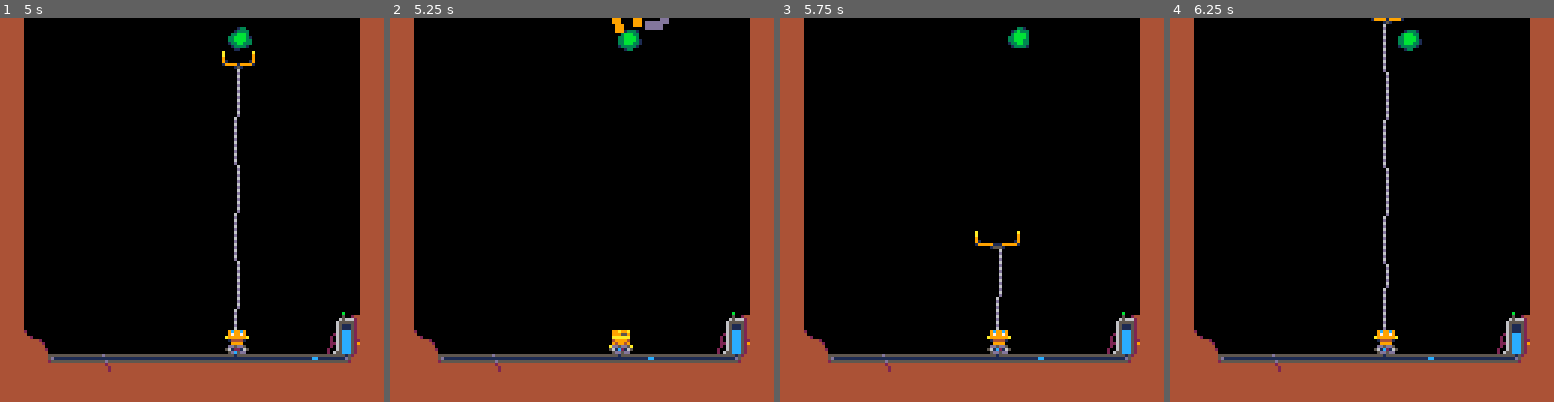
Above: before the commit, frames 1-4 (left to right).
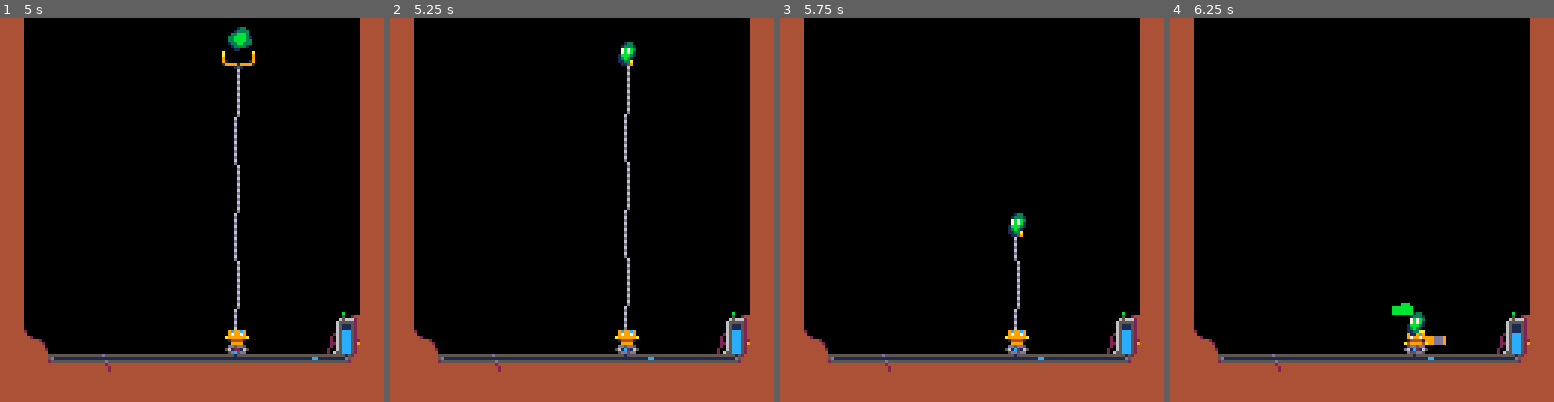
Above: after the commit, the same moments.

Repository: headjump/ld39
Game: PICO-8 cartridge crane.p8
The game is run twice, just before and just after one commit, with the same random seed, the same clock (stepped at 60 frames per second) and the same inputs.
Inputs:
- Up to frame 1 (5 s): tap X (X key) at 0.33, 1.07, 1.85, 2.97, 4.08 s; tap O (Z key) at 0.7, 1.7, 2.1, 2.5, 2.9, 3.3, 3.7, 4.1, 4.5, 4.9 s; hold Right 1.6-2.1 s; hold Right 2.47-3.03 s; hold Left 3.08-3.58 s; hold Right 4.02-4.68 s
- Up to frame 2 (5.25 s): hold Left from 5.08 s (still down); tap X (X key) at 5.2 s
- Up to frame 3 (5.75 s): tap O (Z key) at 5.3, 5.7 s; release Left at 5.68 s
- Up to frame 4 (6.25 s): hold Right from 6.08 s (still down); tap O (Z key) at 6.1 s

Frame 1 is identical in both runs. In frame 2, 1.6% of the frame differs, in the area x 57-73%, y 0-89%; in frame 3, 1.6%; in frame 4, 2.1%, in the area x 52-72%, y 0-89%.

Commit message:
can grab and pull orbs

Diff:
--- a/crane.p8
+++ b/crane.p8
@@ -7,8 +7,9 @@
 --            for ld39
 
 -- --[config]--
-debug=true
-st={} -- game state
+--debug=true
+st={}
+t_consumable=0
 function _init() ngn_scene(sc_start()) end
 
 function sc_start()
@@ -82,12 +83,12 @@
     end
    end
    e.x=crane.x
-   e.spd=in_range(e.spd*timed_fac(1.35),-5,0)
+   e.spd=cond(e.grabbing, in_range(e.spd+timed(.3),0,5),in_range(e.spd*timed_fac(1.35),-5,0))
    e.y+=timed(e.spd)
    e.lifetime+=timed(1)
 
    -- destroy self!
-   if(e.y<=-6)then
+   if(e.y<=-6 or (e.grabbing and e.y>crane.y-8+2))then
     ngn_rem(e)
     st.claw=nil
     for i=0,5 do
@@ -100,9 +101,28 @@
       .9) -- acc (default=1)
      end
    end
+
+   --grab!
+   if(not e.grabbing)then
+    for cons in all(ngn_tagged(t_consumable)) do
+     if(ngn_coll(e,cons))then
+      e.grabbing=true
+      for i=1,4 do
+       ngn_part(
+        e.x,e.y+4,-- x,y
+        rnd(4)-2,rnd(1)-3,-- sx,sy
+        1.2,14,-- grav,lifetime
+        {2,1,1},-- sizes
+        {11,3,1},-- cols
+        .9) -- acc (default=1)
+      end
+      cons.grabbed=true
+     end
+    end
+   end
   end,
   drw=function(e)
-   if(e.lifetime<7)then
+   if(e.lifetime<7 or e.grabbing)then
     --small
     spr(23,e.x,e.y)
    else
@@ -192,15 +212,24 @@
 
 function ent_orb(x,y)
  return {
+  tag=t_consumable,
   layer=3,
   x=x,y=y,
   hitbox={1,1,6,6},
   ani=ani({11,12,13},true,10),
-  upd=function(e)
+  upd=function(e,st)
    e.ani.upd()
+   if not e.grabbed then
+   end
+  end,
+  late_upd=function(e,st)
+   if e.grabbed then
+    e.x=st.crane.x
+    e.y=st.claw and st.claw.y or st.crane.y-8+2
+   end
   end,
   drw=function(e)
-   spr(e.ani.spr,e.x,e.y)
+   spr(cond(e.grabbed,14,e.ani.spr),e.x,e.y)
   end
  }
 end
@@ -684,14 +713,14 @@
 end
 
 __gfx__
-00000000000000a00a000000000000a00a0000000aaaaaa00aaaaaa0000000000000000020000000000000000003310000013300000000000000000000000000
-000000000000009009000000000000900900000009c99c9009c99c9000000000000000004000000000000000013b333000133330001333100000000000000000
-00700700000000d99d000000000000d99d000000097997900979979000a0000000000a00442000000000000003bbbb30033bbb3003bbb3300000000000000000
-0007700000000005500000000000000550000000014444100144441000a0000000000900444442000050024433bbbb3033bbbb3133bbbb300000000000000000
-00077000000aaaaaaaa60000000aaaaaaaa60000a499994aa499994a0090000000000900444444200656662433bbb33033bbbb3333bbbb310000000000000000
-007007000009c999c99900000009c999c999000005dd5dd00dd5dd5000910000000019004444444065555524133bb330133bb33333bbb3310000000000000000
-0000000000097999799949000949799979990000561221655612216d001999911999910044444442651115240133331001333310133333100000000000000000
-00000000094999999999000000099999999949000dd5dd5005dd55d0000000155100000044444444651115240000000000110000001330000000000000000000
+00000000000000a00a000000000000a00a0000000aaaaaa00aaaaaa0000000000000000020000000000000000003310000013300000000000001330000000000
+000000000000009009000000000000900900000009c99c9009c99c9000000000000000004000000000000000013b333000133330001333100013331000000000
+00700700000000d99d000000000000d99d000000097997900979979000a0000000000a00442000000000000003bbbb30033bbb3003bbb330007b7b3000000000
+0007700000000005500000000000000550000000014444100144441000a0000000000900444442000050024433bbbb3033bbbb3133bbbb30007b7b1000000000
+00077000000aaaaaaaa60000000aaaaaaaa60000a499994aa499994a0090000000000900444444200656662433bbb33033bbbb3333bbbb3101bbb31000000000
+007007000009c999c99900000009c999c999000005dd5dd00dd5dd5000910000000019004444444065555524133bb330133bb33333bbb331013b310000000000
+0000000000097999799949000949799979990000561221655612216d001999911999910044444442651115240133331001333310133333100113300000000000
+00000000094999999999000000099999999949000dd5dd5005dd55d0000000155100000044444444651115240000000000110000001330000011000000000000
 00000000000144444441000000014444444100000999999009c99c90000000000000600000000000651115240000000000000000000000000000000000000000
 00000000000029999920000000002999992000000999999009799790000000000000d00000000002651115240000000000000000000000000000000000000000
 00000000005dd5dd5dd5d00000dd5dd5dd5dd0000aaaaaa0a999999a000000000000600000000020651115240000000000000000000000000000000000000000
